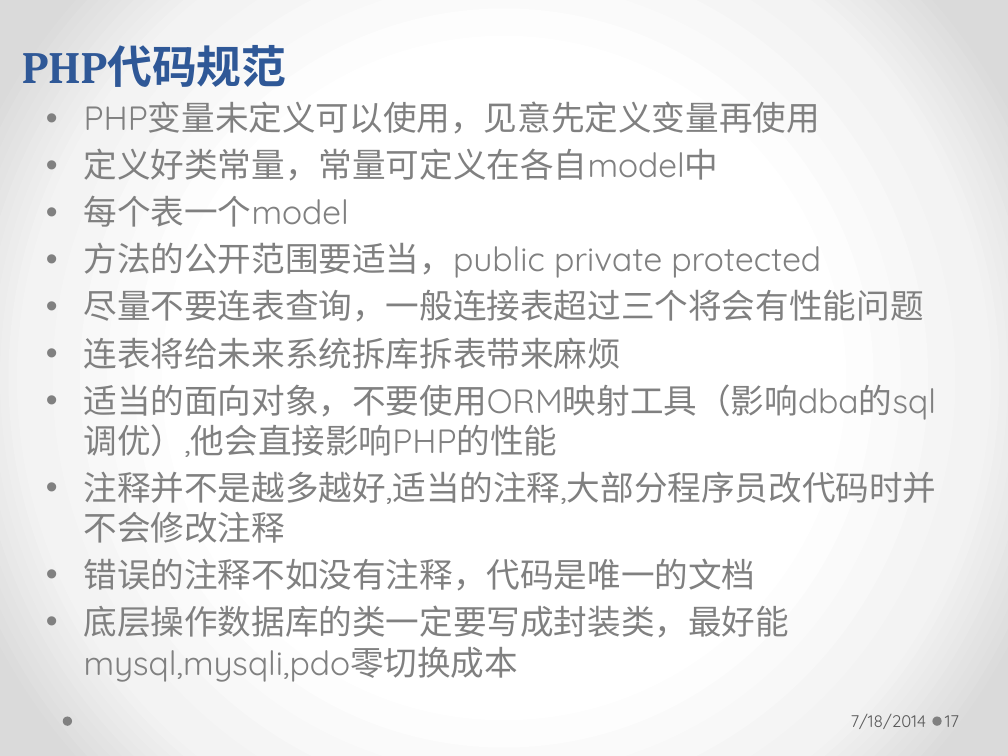
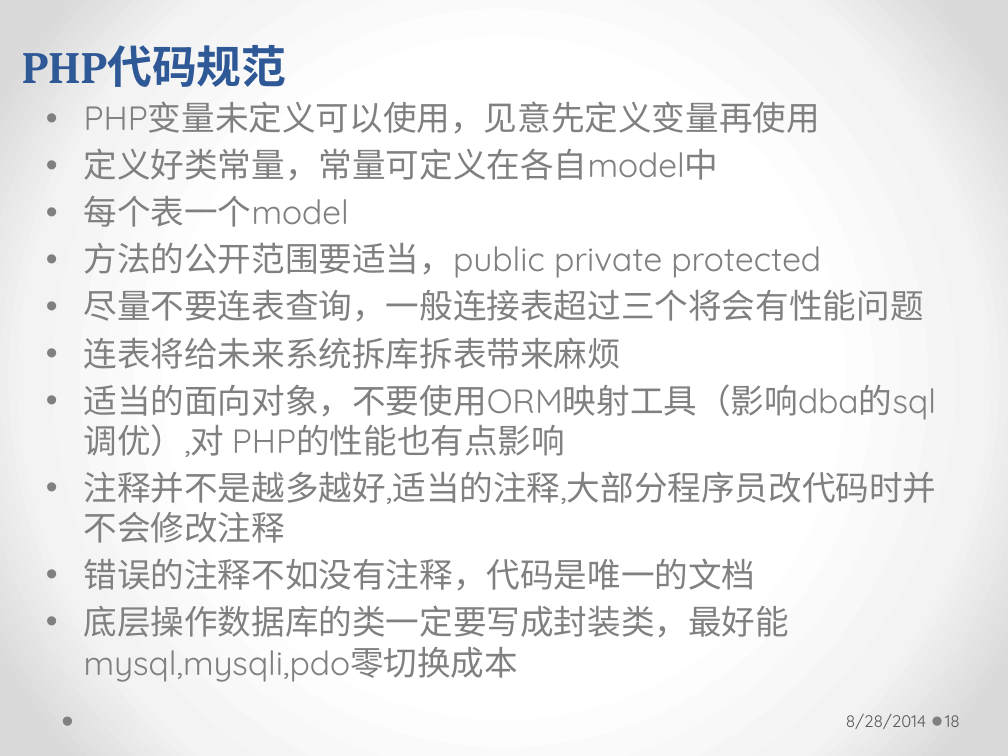
Before and after one commit to longhaisheng/dbroute, a slide deck: slide 18 of dbroute.pptx (slide 17 before the commit). Drawn at 1008x756 pixels with LibreOffice and Linux fonts; fonts in the diff are those of the drawing. Boxes give left, top, right and bottom in pixels: in the first picture for what was removed or moved away, otherwise in the second. Text is boxed around its words. In the diff, an @@ line names an element or a change of style, - is before the commit and + after.

```diff
--- a/dbroute.pptx
+++ b/dbroute.pptx
@@ text at <box>84,384,936,457</box>: text changed @@
-• 适当的面向对象，不要使用ORM映射工具（影响dba的sql调优）,他会直接影响PHP的性能
+• 适当的面向对象，不要使用ORM映射工具（影响dba的sql调优）,对 PHP的性能也有点影响
@@ text at <box>846,714,926,729</box>: text changed @@
-7/18/2014
+8/28/2014
@@ page number at <box>945,715,960,727</box>: text changed @@
-17
+18
```
Also in this commit, not shown: 23 other slides changed, 3 slides added.
